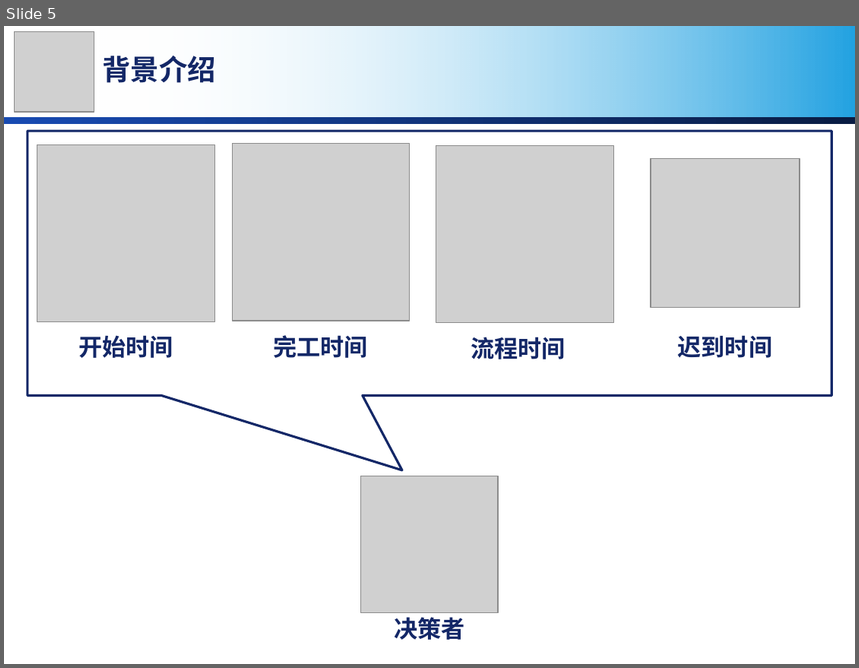
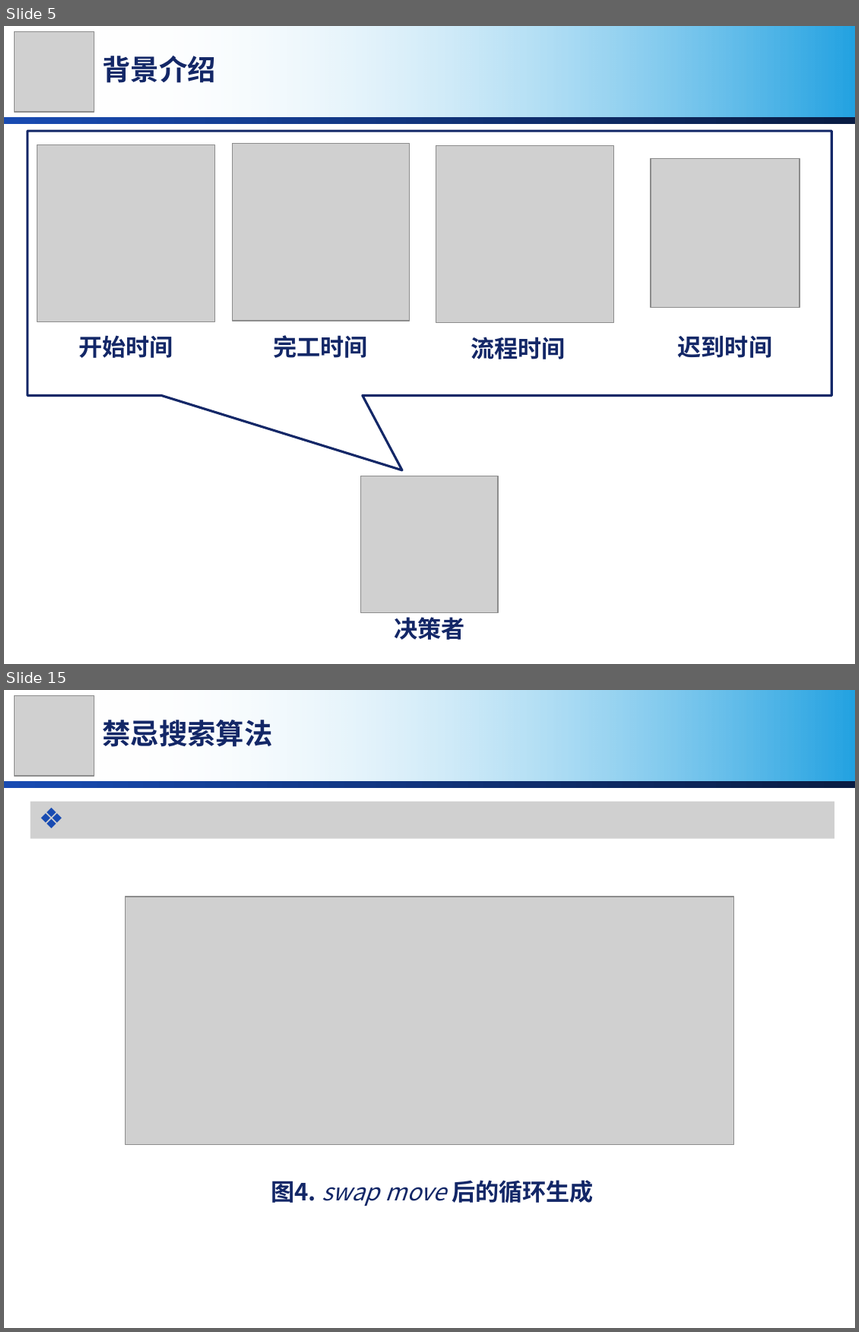
Before and after one commit to MirrichWangD/MUST, a slide deck: 管理學導論/presentation.pptx. Shown one above the other, each under a label of ours: slide 5 before the commit, slides 5 and 15 after it; the slides between them are not shown. The pictures are 859x668 and 859x1332 pixels, drawn with LibreOffice and Linux fonts; fonts in the diff are those of the drawing; grey boxes stand for pictures; background and template pictures are left out. Boxes give left, top, right and bottom in pixels: in the first picture for what was removed or moved away, otherwise in the second. Text is boxed around its words. In the diff, an @@ line names an element or a change of style, - is before the commit and + after.

```diff
--- a/管理學導論/presentation.pptx
+++ b/管理學導論/presentation.pptx
@@ slide 15 added at (4, 690, 855, 1328), background #FFFFFF; not listed: 2 template elements that a slide beside it also shows @@
@@ picture added at (14, 695, 94, 775) @@
@@ text added at (103, 720, 273, 747), 24 pt, text #132767, bold @@
+禁忌搜索算法
@@ picture added at (31, 802, 835, 839) @@
@@ picture added at (125, 897, 734, 1144) @@
@@ text added at (271, 1180, 594, 1206), 20 pt, text #132767, bold @@
+图4. swap move 后的循环生成
```
Also in this commit, not shown: 9 slides changed, 16 other slides added.
